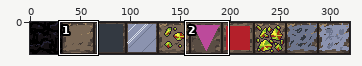
File history of a sprite sheet, img/basic-tiles.png. The first picture is a wide view before the edit; the outline marks the close-up.
Close-up. Earlier state:
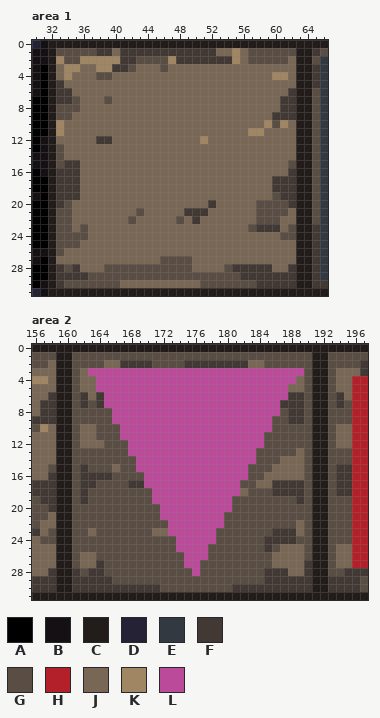
The file is 320x32 pixels. Shown: area 1: x 30..66, y 0..31; area 2: x 156..197, y 0..31.
Palette (. is transparent): A #000000  B #141013  C #221c1a  D #242234  E #333941  F #423934  G #5a4e44  H #b4202a  J #796755  K #a08662  L #bc4a9b
Pixels before, area 1, first column x 30:
 0 DBCCCCCCCCCCCCCCCCCCCCCCCCCCCCCCCCCCC
 1 BBCGGGGGFFJFFFFFFFFFFFFJJKJGGGGGGCCFG
 2 BBCKGGKKKKKFFGGGGKFFFFFFFKJGGGGGJCCGE
 3 BACJKKJJKKFFGJJJGJJJJJJJJJJJJJJJJCCFE
 4 BACJKJJJGGJJJJJJJJJJJJJJJJJJJJKKJCCFE
 5 BACFJJJJJJJJJJJJJJJJJJJJJJJJJJJJJCCFE
 6 BACFFJJJJJJJJJJJJJJJJJJJJJJJJJJJFCCGE
 7 AACFFGJJJGJJJJJJJJJJJJJJJJJJJJJFFCCGE
 8 AACGGGJJJJJJJJJJJJJJJJJJJJJJJJJFFCCGE
 9 AACGGJJJJJJJJJJJJJJJJJJJJJJJJJFFFCCGE
10 AACKJJJJJJJJJJJJJJJJJJJJJJJJJKGKJCCGE
11 AACKJJJJJJJJJJJJJJJJJJJJJJJKKJJJJCCGE
12 ABCJJJJJFFJJJJJJJJJJJKJJJJJJJJJJJCCGE
13 ABCGJJJJJJJJJJJJJJJJJJJJJJJJJJJJJCCGE
14 BBCGJJJJJJJJJJJJJJJJJJJJJJJJJJJJJCCGE
15 BBCGFFJJJJJJJJJJJJJJJJJJJJJJJJJJGCCGE
16 ABCFFFJJJJJJJJJJJJJJJJJJJJJJJJJJFCCGE
17 AACFFFJJJJJJJJJJJJJJJJJJJJJJJJFFFCCGE
18 AACFFFJJJJJJJJJJJJJJJJJJJJJJJJFFFCCGE
19 BACFFFJJJJJJJJJJJJJJJJJJJJJJJJGFFCCGE
20 AACFGJJJJJJJJJJJJJJJJJFJJJJJGGGGFCCGE
21 AACGGJJJJJJJJGJJJJJFFFJJJJJJGGGGJCCGE
22 AACGGJJJJJJJGJJJJJGJFJJJJJJJGGGJJCCGE
23 AACGGJGJJJJJJJJJJJJJJJJJJJJGFFFJGCCFE
24 AACGGGGJJJJJJJJJJJJJJJJJJJJJJJJGGCCFE
25 AACGGGJJJJJJJJJJJJJJJJJJJJJJJJJJJCCFE
26 BBCGJJJJJJJJJJJJJJJJJJJJJJJJJJJJJCCFE
27 BACJJJJJJJJJJJJJGGGGJJJJJJJJJJJJJCCFE
28 AACFGFJJJGGGGGGGGGGGJJJJGFFFFFJJFCCFE
29 AACFFFFGGGGGGGGGGGGGGGGGGGFFFFFFFCCFE
30 ABCFGGGGGGGJJJJJJJJJJGGGGGGGFFFFFCCFF
31 DBCCCCCCCCCCCCCCCCCCCCCCCCCCCCCCCCCCC
Pixels before, area 2, first column x 156:
 0 CCCCCCCCCCCCCCCCCCCCCCCCCCCCCCCCCCCCCCCCCC
 1 GGGCCGGGGGGGGGGGGGGGGGGGGGGGGGGGGGGCCGGGGG
 2 GGJCCGGGGJJFFFFGGGGFFFFFFFFJJGGGGGGCCGGGGF
 3 JJJCCGJLLLLLLLLLLLLLLLLLLLLLLLLLLLGCCGJJJF
 4 KKJCCGJJLLLLLLLLLLLLLLLLLLLLLLLLLJGCCGJJHH
 5 JJJCCGJJLLLLLLLLLLLLLLLLLLLLLLLLJJGCCGJJHH
 6 JJFCCGFJFLLLLLLLLLLLLLLLLLLLLLLLFFGCCGFJHH
 7 JFFCCGFGFLLLLLLLLLLLLLLLLLLLLLLFFFGCCGFGHH
 8 JFFCCGGGGGLLLLLLLLLLLLLLLLLLLLLGFFGCCGGGHH
 9 FFFCCGGGGGLLLLLLLLLLLLLLLLLLLLGGFFGCCGGGHH
10 GKJCCGJJGGGLLLLLLLLLLLLLLLLLLLGGGGGCCGJJHH
11 JJJCCGJJGGGLLLLLLLLLLLLLLLLLLGGGGGGCCGJJHH
12 JJJCCGJJJGGGLLLLLLLLLLLLLLLLLGGGGGGCCGJJHH
13 JJJCCGGGGGGGLLLLLLLLLLLLLLLLGGGGGJGCCGGGHH
14 JJJCCGGGGGGGGLLLLLLLLLLLLLLLGGGJJJGCCGGGHH
15 JJGCCGFGGGJGGLLLLLLLLLLLLLLGGGJJJJGCCGFFHH
16 JJFCCGFFFFGGGGLLLLLLLLLLLLLGGJJJJJGCCGFFHH
17 FFFCCGFFGGGGFFLLLLLLLLLLLLGGJJFFFFGCCGFFHH
18 FFFCCGFGGGGGGGGLLLLLLLLLLLJGGGFFFFGCCGFFHH
19 GFFCCGFGGGGGGGGLLLLLLLLLLGGGGGGGGFGCCGGGHH
20 GGFCCGGGGGGGGGGGLLLLLLLLLGGGGGGGGGGCCGGGHH
21 GGJCCGGGGGGGGGGGLLLLLLLLGGGGGGGGGGGCCGGGHH
22 GJJCCGGGGGGGGGGGGLLLLLLLGGGGGGGGGJGCCGGGHH
23 FJGCCGGJGGGGGGGJJLLLLLLGGGGGGGFFFJGCCGGGHH
24 JGGCCGGGGGGGGGGGGGLLLLLGGGGGGFFFFGGCCGGGHH
25 JJJCCGGGGGGGGGGGGGLLLLGGGGGGGFGJJJGCCGJJHH
26 JJJCCGJJGGGGGGGGGGGLLLGGGGGGGGJJJJGCCGJJHH
27 JJJCCGJJFGGGGGGGGGGLLGGGGGGGGGJJJJFCCGJJHH
28 JJFCCFGFFGGGGGGGGGGGLGGGGGGGGFFFJJFCCGGFFF
29 FFFCCFFFFFGGGGGGGGGGGGGGGGGGGFFFFFFCCFFFFG
30 FFFCCFFFFFFFFFFFGGGGGGGGGFFFFFFFFFFCCFFFFG
31 CCCCCCCCCCCCCCCCCCCCCCCCCCCCCCCCCCCCCCCCCC
Once edited:
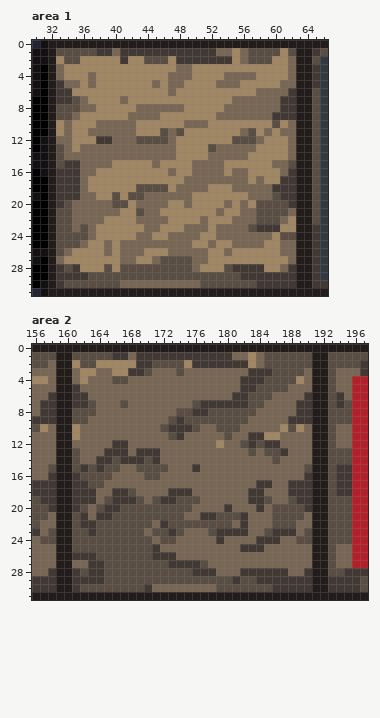
Change:
Changed rows in their new state; - is an unchanged pixel.
Area 1:
first column x 34:
 1 ---------------------------K-
 2 --------KK----------------KK-
 3 --KK--KKKKKKKK--KKKKKKKKKKKK-
 4 -KK-KKKKKKKKK---KKKK----KK---
 5 --K-KKKKKKK-K--KKKK---KKKKK--
 6 -KKKKKKKKKKKK-KKKKKKKKKK-----
 7 ---KKKK-KKKKKKKKKKKKK--------
 8 ----KKKKK------KKKKK---------
 9 --KKKKKK----KKKKKKK----------
10 -KKK-----KKKKKK---KKKKKKK----
11 -KK------KKKG-GKKKKKKK-G--K--
12 -KKK-----GGGG-KKK-KKKGGG-KKK-
13 -K------------KKKKG-----KKKK-
14 --------------KKKK-----KKKKK-
15 ------KKKKK-KKKK----KKKKKK---
16 ----KKKKKKKKK-KK----K--KKKK--
17 ---KKKKKKKKKKKK--------K-KK--
18 ---KKKKKKGGGGK----KKK--------
19 ----KKGKGG------KKKKKKK------
20 ------GGK----KK-KKKK-K-K-----
21 -------KK---KKKKKKK-KK-------
22 -----KKKK----KKKK-KKK-------K
23 ----KKKKKK--KKK---K--------KK
24 ----KKKKK--KK----KK-------K--
25 ---KK-K---------KK-KK----KK--
26 -KKKK-K---KKK-----KK-KKKKKK--
27 KKKKKKK--KK-------KKKKKKKKKK-
28 --KKK-K----------KKK-----KK--
Area 2:
first column x 161:
 1 -----FFJFFFFFFFFFFFFJJKJ------
 2 K--KKKKK------K-------K-------
 3 JKKJJKKFFGJJJGJJJJJJJJFFFGGGGJ
 4 JK-JJGGJJJJJJJJJJJJJJFFFGGGGKJ
 5 F--JJJJJJJJJJJJJJJJJJFFGGGG--J
 6 F--JJJJJJJJJJJJJJJJJFFGGGJJJJF
 7 F--JJJGJJJJJJJJGFFFFFFGGJJJJ-F
 8 ---JJJJJJJJJJGGFFGGGGGGJJJJJ-F
 9 --JJJJJJJJJJGFGGGGGGGGJJJJJ--F
10 K--JJJJJJJJGFFFGJJGGGJJJJJK-KJ
11 K--JJJJJJJJJGFJJJJJGJJFFKKJJJJ
12 J---JFFJJJJJJJJJJJKJJGFGFFJJJJ
13 -JJJFFFJFFFJJJJJJJJJJJGJ--FJ-J
14 -JJFF-FFFGFJJJJJJJJJJJJJJ----J
15 ---F-GJJGGGGJJJFJJJJJJJJJ-----
16 FGGGGJJJJGGJJJJJJJJJJJJJ-----F
17 F-G-JJJJJJJJJJJJJJJJJJJFFJJ--F
18 F-FJJFF-JJJJFFFJJJJJJ-FFJJJ--F
19 F-FJ-FFF-JGFFGGGJJJJJJFF-JJ--F
20 F-J-FF-----GGGGJJJJFJJJFJ----F
21 -FJFF------GGGJJFFG--FJJJ----J
22 -FF-------JFGGGGGGG-JFJJJ----J
23 --F------JGGFGJJJGFFFFJJ------
24 ----------J--JJJJJFJJJJF--JJ--
25 ----------FJJJJJJJJJJFFFJJ---J
26 FFF-------FFFJJJJJJJJJJJJ----J
27 J-F---------FFFF-JJJJJJJJ----J
28 ---------------FFFJJJFFF------
29 ----G---------------F--F------
30 -GGGGGGGG-JJJJJJJJ--GGGGG-----
